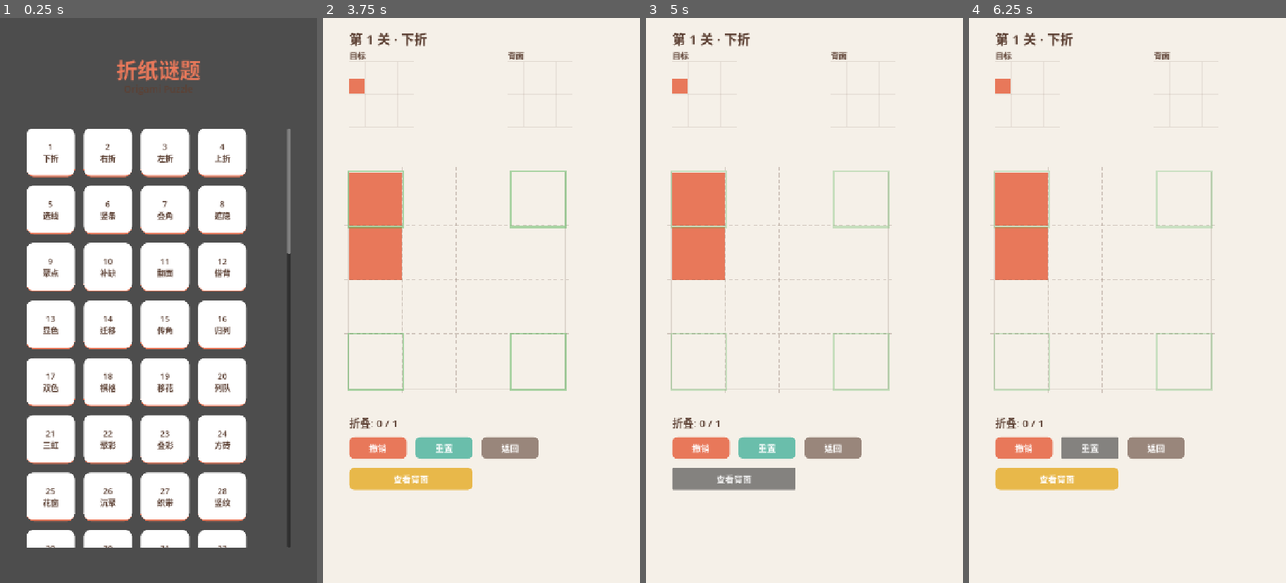
Above: before the commit, frames 1-4 (left to right).
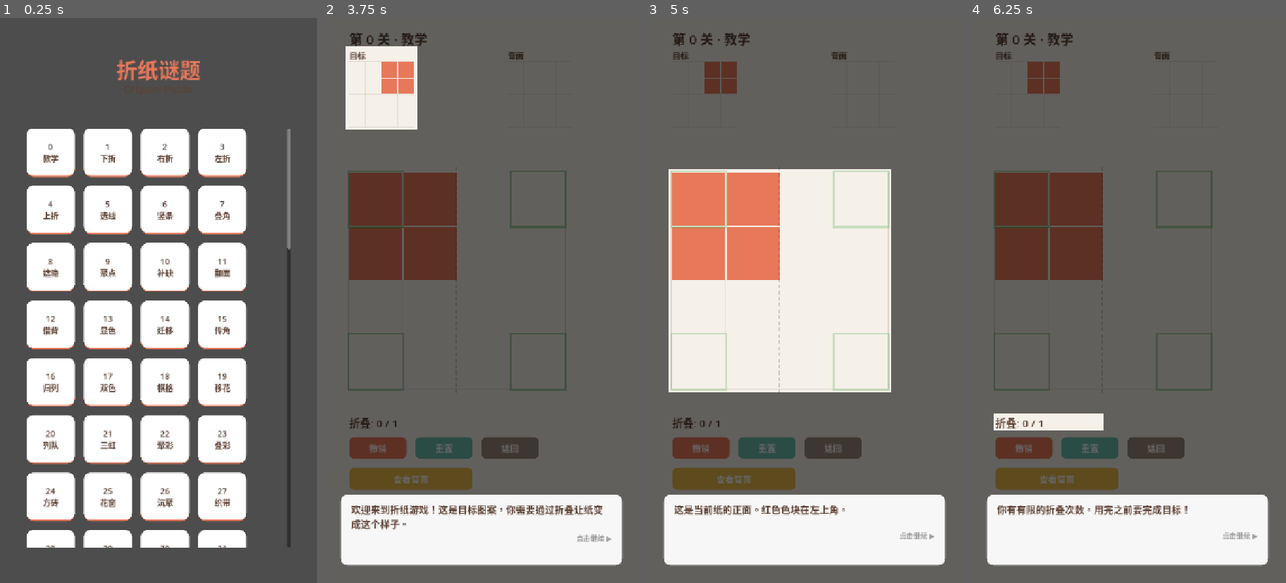
Above: after the commit, the same moments.

Repository: oscarrr112/origami-puzzle
Game: Godot game, scene res://scenes/main.tscn
The game is run twice, just before and just after one commit, with the same random seed, the same clock (stepped at 60 frames per second) and the same inputs.
Inputs (mouse positions are in pixels of both pictures, inside the frame that each line leads up to):
- Up to frame 1 (0.25 s): no input
- Up to frame 2 (3.75 s): click "1 下折" at 0.5 s; click "撤销" at 1.25 s; click "重置" at 2 s; click "返回" at 2.75 s; click (373, 153) at 3.5 s, where only the run after the commit has a clickable "0 教学"
- Up to frame 3 (5 s): click "查看背面" at 4.25 s
- Up to frame 4 (6.25 s): click "撤销" at 5 s; click "重置" at 5.75 s

The runs differ from the first frame. In frame 1, 1.7% of the frame differs, in the area x 13-92%, y 22-94%; in frame 2, 88%; in frame 3, 65%; in frame 4, 89%, in the area x 0-100%, y 0-100%.

Commit message:
feat: add tutorial level (id=0) with step-by-step overlay
- TutorialOverlay: mask + cutout + text panel + 3 step types
- 10-step tutorial flow teaching corner-click interaction
- Tutorial level: simple v2 fold, 4x4 grid

Co-Authored-By: Claude Opus 4.6 (1M context) <noreply@anthropic.com>

Diff:
--- a/data/levels.json
+++ b/data/levels.json
@@ -1,5 +1,15 @@
 {
   "levels": [
+    {
+      "id": 0,
+      "name": "教学",
+      "size": 4,
+      "max_folds": 1,
+      "front": [[1,1,0,0],[1,1,0,0],[0,0,0,0],[0,0,0,0]],
+      "back": [[0,0,0,0],[0,0,0,0],[0,0,0,0],[0,0,0,0]],
+      "target": [[0,0,1,1],[0,0,1,1],[0,0,0,0],[0,0,0,0]],
+      "folds": [{"type":"v","pos":2}]
+    },
     {
       "id": 1,
       "name": "下折",
--- a/scripts/game.gd
+++ b/scripts/game.gd
@@ -37,6 +37,7 @@
 var _selected_cell: Vector2i = Vector2i(-1, -1)
 var _target_map: Dictionary = {}  # {Vector2i -> Array[Dictionary]} -- target cell -> [fold_defs]
 var _highlight_nodes: Array = []  # Nodes created for glow effects
+var _tutorial: TutorialOverlay = null
 
 var cell_rects: Array = []
 var target_rects: Array = []
@@ -62,6 +63,8 @@
 	_build_all()
 	_refresh_grid()
 	_draw_corner_hints()
+	if int(data["id"]) == 0:
+		_start_tutorial()
 
 
 func _build_all() -> void:
@@ -668,8 +671,12 @@
 	_state = InteractionState.IDLE
 	is_animating = false
 	_draw_corner_hints()
+	if _tutorial:
+		_tutorial.notify_action_completed()
 
 	if model.check_win():
+		if _tutorial:
+			await _tutorial.completed
 		await get_tree().create_timer(0.5).timeout
 		_show_win()
 
@@ -928,6 +935,107 @@
 		tw.tween_property(hint, "border_color:a", 0.8, 0.5)
 
 
+func _start_tutorial() -> void:
+	var s := model.size
+	var total := float(s * CELL_SIZE + (s - 1) * CELL_GAP)
+
+	var target_total := float(s * TARGET_CELL_SIZE + (s - 1) * TARGET_GAP)
+	var target_rect := Rect2(
+		TARGET_ORIGIN - Vector2(8, 36),
+		Vector2(target_total + 16, target_total + 44)
+	)
+	var back_total := target_total
+	var back_rect := Rect2(
+		BACK_ORIGIN - Vector2(8, 36),
+		Vector2(back_total + 16, back_total + 44)
+	)
+	var grid_rect := Rect2(
+		GRID_ORIGIN - Vector2(8, 8),
+		Vector2(total + 16, total + 16)
+	)
+	var fold_label_rect := Rect2(
+		fold_label.position - Vector2(4, 4),
+		Vector2(250, 40)
+	)
+	var v2_x := GRID_ORIGIN.x + 2 * (CELL_SIZE + CELL_GAP) - CELL_GAP / 2.0 - 1
+	var fold_line_rect := Rect2(
+		Vector2(v2_x - 20, GRID_ORIGIN.y - 12),
+		Vector2(40, total + 24)
+	)
+	var corner_rect := Rect2(
+		_cell_pos(0, 0) - Vector2(4, 4),
+		Vector2(CELL_SIZE + 8, CELL_SIZE + 8)
+	)
+	var target_cell_rect := Rect2(
+		_cell_pos(3, 0) - Vector2(6, 6),
+		Vector2(CELL_SIZE + 12, CELL_SIZE + 12)
+	)
+
+	var steps: Array = [
+		{
+			"type": "INFO",
+			"text": "欢迎来到折纸游戏！这是目标图案，你需要通过折叠让纸变成这个样子。",
+			"highlight": target_rect,
+		},
+		{
+			"type": "INFO",
+			"text": "这是当前纸的正面。红色色块在左上角。",
+			"highlight": grid_rect,
+		},
+		{
+			"type": "INFO",
+			"text": "这是纸的背面。折叠时，正面的颜色会翻到背面。",
+			"highlight": back_rect,
+		},
+		{
+			"type": "INFO",
+			"text": "你有有限的折叠次数。用完之前要完成目标！",
+			"highlight": fold_label_rect,
+		},
+		{
+			"type": "INFO",
+			"text": "虚线表示可以折叠的位置。",
+			"highlight": fold_line_rect,
+		},
+		{
+			"type": "WAIT_CLICK",
+			"text": "点击左上角绿色闪烁的位置来开始折叠。",
+			"highlight": corner_rect,
+		},
+		{
+			"type": "INFO",
+			"text": "金色闪烁的格子是折叠后色块会到达的位置。",
+			"highlight": target_cell_rect,
+		},
+		{
+			"type": "WAIT_CLICK",
+			"text": "点击金色格子来执行折叠！",
+			"highlight": target_cell_rect,
+		},
+		{
+			"type": "WAIT_ACTION",
+			"text": "",
+			"highlight": grid_rect,
+		},
+		{
+			"type": "INFO",
+			"text": "太棒了！你完成了第一次折叠！现在纸的正面已经和目标一样了。",
+			"highlight": grid_rect,
+		},
+	]
+
+	_tutorial = TutorialOverlay.new()
+	add_child(_tutorial)
+	_tutorial.completed.connect(_on_tutorial_completed)
+	_tutorial.start(steps)
+
+
+func _on_tutorial_completed() -> void:
+	if _tutorial:
+		_tutorial.queue_free()
+		_tutorial = null
+
+
 func _draw_highlights() -> void:
 	_clear_highlights()
 	# Target cells — gold glow with strong pulse
--- /dev/null
+++ b/scripts/tutorial_overlay.gd
@@ -0,0 +1,183 @@
+class_name TutorialOverlay
+extends CanvasLayer
+
+signal completed
+signal click_in_highlight
+
+const MASK_COLOR := Color(0, 0, 0, 0.6)
+const PANEL_BG := Color(1, 1, 1, 0.95)
+const TEXT_COLOR := Color("#5C4033")
+
+var _steps: Array = []
+var _current_step: int = -1
+var _highlight_rect: Rect2 = Rect2()
+var _waiting_for_action := false
+
+var _mask_top: ColorRect
+var _mask_bottom: ColorRect
+var _mask_left: ColorRect
+var _mask_right: ColorRect
+var _text_panel: PanelContainer
+var _text_label: RichTextLabel
+var _tap_hint: Label
+
+const SCREEN_W := 720.0
+const SCREEN_H := 1280.0
+
+
+func _ready() -> void:
+	layer = 50
+	_build_mask()
+	_build_text_panel()
+	process_mode = Node.PROCESS_MODE_ALWAYS
+
+
+func _build_mask() -> void:
+	_mask_top = ColorRect.new()
+	_mask_top.color = MASK_COLOR
+	_mask_top.mouse_filter = Control.MOUSE_FILTER_STOP
+	add_child(_mask_top)
+
+	_mask_bottom = ColorRect.new()
+	_mask_bottom.color = MASK_COLOR
+	_mask_bottom.mouse_filter = Control.MOUSE_FILTER_STOP
+	add_child(_mask_bottom)
+
+	_mask_left = ColorRect.new()
+	_mask_left.color = MASK_COLOR
+	_mask_left.mouse_filter = Control.MOUSE_FILTER_STOP
+	add_child(_mask_left)
+
+	_mask_right = ColorRect.new()
+	_mask_right.color = MASK_COLOR
+	_mask_right.mouse_filter = Control.MOUSE_FILTER_STOP
+	add_child(_mask_right)
+
+
+func _build_text_panel() -> void:
+	_text_panel = PanelContainer.new()
+	var style := StyleBoxFlat.new()
+	style.bg_color = PANEL_BG
+	style.corner_radius_top_left = 16
+	style.corner_radius_top_right = 16
+	style.corner_radius_bottom_left = 16
+	style.corner_radius_bottom_right = 16
+	style.content_margin_left = 24
+	style.content_margin_right = 24
+	style.content_margin_top = 16
+	style.content_margin_bottom = 16
+	_text_panel.add_theme_stylebox_override("panel", style)
+	_text_panel.position = Vector2(40, SCREEN_H - 200)
+	_text_panel.size = Vector2(SCREEN_W - 80, 160)
+	add_child(_text_panel)
+
+	var vbox := VBoxContainer.new()
+	_text_panel.add_child(vbox)
+
+	_text_label = RichTextLabel.new()
+	_text_label.bbcode_enabled = false
+	_text_label.fit_content = true
+	_text_label.add_theme_font_size_override("normal_font_size", 22)
+	_text_label.add_theme_color_override("default_color", TEXT_COLOR)
+	_text_label.custom_minimum_size = Vector2(0, 60)
+	vbox.add_child(_text_label)
+
+	_tap_hint = Label.new()
+	_tap_hint.text = "点击继续 ▶"
+	_tap_hint.add_theme_font_size_override("font_size", 16)
+	_tap_hint.add_theme_color_override("font_color", Color("#999999"))
+	_tap_hint.horizontal_alignment = HORIZONTAL_ALIGNMENT_RIGHT
+	vbox.add_child(_tap_hint)
+
+
+func start(steps: Array) -> void:
+	_steps = steps
+	_current_step = -1
+	visible = true
+	_advance()
+
+
+func _advance() -> void:
+	_current_step += 1
+	if _current_step >= _steps.size():
+		_finish()
+		return
+	_show_step(_steps[_current_step])
+
+
+func _finish() -> void:
+	visible = false
+	completed.emit()
+
+
+func _show_step(step: Dictionary) -> void:
+	_text_label.text = step.get("text", "")
+	_highlight_rect = step.get("highlight", Rect2(0, 0, SCREEN_W, SCREEN_H))
+	_waiting_for_action = false
+
+	var step_type: String = step.get("type", "INFO")
+	match step_type:
+		"INFO":
+			_tap_hint.text = "点击继续 ▶"
+			_tap_hint.visible = true
+		"WAIT_CLICK":
+			_tap_hint.text = ""
+			_tap_hint.visible = false
+		"WAIT_ACTION":
+			_tap_hint.text = ""
+			_tap_hint.visible = false
+			_waiting_for_action = true
+
+	_update_mask(_highlight_rect)
+
+
+func _update_mask(cutout: Rect2) -> void:
+	## Top: full width, from top to cutout top
+	_mask_top.position = Vector2(0, 0)
+	_mask_top.size = Vector2(SCREEN_W, maxf(cutout.position.y, 0))
+
+	## Bottom: full width, from cutout bottom to screen bottom
+	var cutout_bottom := cutout.position.y + cutout.size.y
+	_mask_bottom.position = Vector2(0, cutout_bottom)
+	_mask_bottom.size = Vector2(SCREEN_W, maxf(SCREEN_H - cutout_bottom, 0))
+
+	## Left: cutout height, from left edge to cutout left
+	_mask_left.position = Vector2(0, cutout.position.y)
+	_mask_left.size = Vector2(maxf(cutout.position.x, 0), cutout.size.y)
+
+	## Right: cutout height, from cutout right to screen right
+	var cutout_right := cutout.position.x + cutout.size.x
+	_mask_right.position = Vector2(cutout_right, cutout.position.y)
+	_mask_right.size = Vector2(maxf(SCREEN_W - cutout_right, 0), cutout.size.y)
+
+
+func _input(event: InputEvent) -> void:
+	if not visible:
+		return
+	if _waiting_for_action:
+		get_viewport().set_input_as_handled()
+		return
+
+	if event is InputEventMouseButton:
+		var mb := event as InputEventMouseButton
+		if mb.pressed and mb.button_index == MOUSE_BUTTON_LEFT:
+			var step: Dictionary = _steps[_current_step]
+			var step_type: String = step.get("type", "INFO")
+
+			match step_type:
+				"INFO":
+					get_viewport().set_input_as_handled()
+					_advance()
+				"WAIT_CLICK":
+					if _highlight_rect.has_point(mb.position):
+						click_in_highlight.emit()
+						_advance()
+					else:
+						get_viewport().set_input_as_handled()
+
+
+## Called by game.gd when a WAIT_ACTION condition is met
+func notify_action_completed() -> void:
+	if _waiting_for_action:
+		_waiting_for_action = false
+		_advance()
